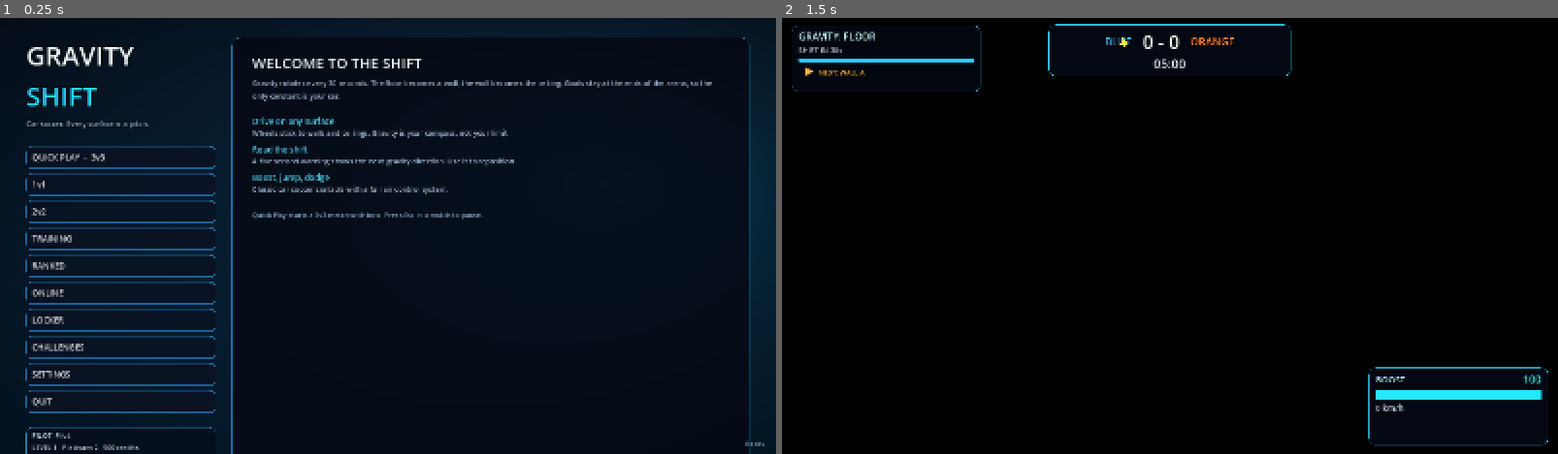
Above: before the commit, frames 1-2 (left to right).
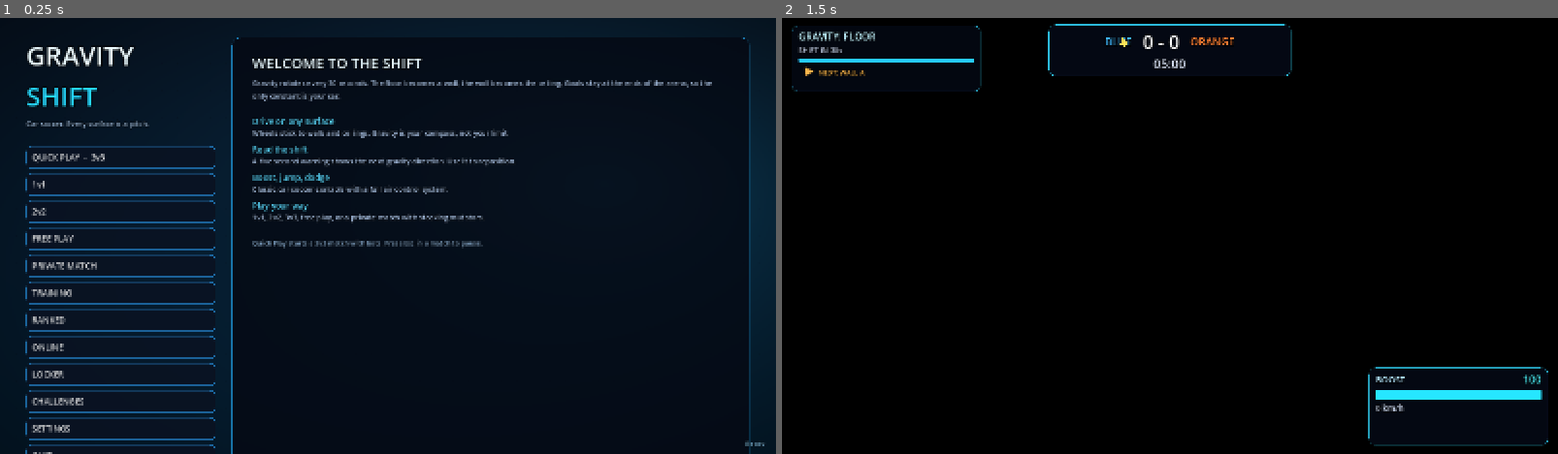
Above: after the commit, the same moments.

Repository: KobeAndShane/rocket-ball
Game: Godot game, scene res://ui/Main.tscn
Same seed, same stepped clock (60 frames per second), same inputs: the game is played once before the commit and once after it.
Inputs (mouse positions are in pixels of both pictures, inside the frame that each line leads up to):
- Up to frame 1 (0.25 s): no input
- Up to frame 2 (1.5 s): click "1v1" at 0.5 s; tap Enter at 1.25 s; move the mouse to (1340, 214) at 1.27 s; hold D (steer_right) from 1.28 s (still down); hold Shift (boost) from 1.28 s (still down); click (1340, 214) at 1.42 s

The runs differ from the first frame. In frame 1, 1.8% of the frame differs, in the area x 3-63%, y 42-100%; in frame 2, nothing differs.
Error in both runs: Invalid assignment of property or key 'outline_size' with value of type 'int' on a base object of type 'Label'. (res://ui/HUD.gd:197)

Commit message:
task-08: game modes, free play and composable mutators

Diff:
--- a/arena/Arena.gd
+++ b/arena/Arena.gd
@@ -50,6 +50,46 @@
 	rules = new_rules
 	if new_theme != null:
 		theme = new_theme
+
+
+## Swap the visual theme at kickoff without rebuilding collision.
+func apply_theme(new_theme: ArenaTheme) -> void:
+	if new_theme == null:
+		return
+	theme = new_theme
+	if _floor_mat == null:
+		return
+	_floor_mat.albedo_color = theme.floor_color
+	_floor_mat.emission = theme.trim_color * 0.035
+	_wall_mat.albedo_color = theme.wall_color
+	_trim_mat.albedo_color = theme.trim_color
+	_trim_mat.emission = theme.trim_color
+	for node: Node in get_children():
+		if node is WorldEnvironment:
+			var env := (node as WorldEnvironment).environment
+			if env != null and env.sky != null and env.sky.sky_material is ProceduralSkyMaterial:
+				var sky_mat := env.sky.sky_material as ProceduralSkyMaterial
+				sky_mat.sky_top_color = theme.sky_top
+				sky_mat.sky_horizon_color = theme.sky_bottom
+				sky_mat.ground_bottom_color = theme.sky_top
+				sky_mat.ground_horizon_color = theme.sky_bottom
+			if env != null:
+				env.ambient_light_color = theme.ambient_color
+				env.ambient_light_energy = theme.ambient_energy
+				env.fog_light_color = theme.sky_bottom
+				env.fog_enabled = theme.fog_enabled
+				env.fog_density = theme.fog_density
+		elif node is DirectionalLight3D:
+			(node as DirectionalLight3D).light_energy = theme.sun_energy
+		elif node is OmniLight3D:
+			(node as OmniLight3D).light_color = theme.trim_color
+	for goal: Goal in goals:
+		if goal != null:
+			goal.apply_theme(theme)
+
+
+func theme_names() -> Array[String]:
+	return ["Neon Grid", "Cryo Ice", "Solar Lava"]
 
 
 func _build_materials() -> void:
--- /dev/null
+++ b/arena/ArenaTheme_Ice.tres
@@ -0,0 +1,19 @@
+[gd_resource type="Resource" script_class="ArenaTheme" load_steps=2 format=3]
+
+[ext_resource type="Script" path="res://arena/ArenaTheme.gd" id="1_theme"]
+
+[resource]
+script = ExtResource("1_theme")
+display_name = "Cryo Ice"
+floor_color = Color(0.1, 0.16, 0.24, 1)
+wall_color = Color(0.14, 0.22, 0.32, 1)
+trim_color = Color(0.55, 0.92, 1, 1)
+accent_color = Color(0.35, 0.55, 1, 1)
+net_color = Color(0.72, 0.96, 1, 0.5)
+sky_top = Color(0.02, 0.05, 0.11, 1)
+sky_bottom = Color(0.16, 0.28, 0.42, 1)
+ambient_color = Color(0.5, 0.65, 0.8, 1)
+ambient_energy = 0.7
+sun_energy = 1.6
+fog_enabled = true
+fog_density = 0.0045
--- /dev/null
+++ b/arena/ArenaTheme_Lava.tres
@@ -0,0 +1,19 @@
+[gd_resource type="Resource" script_class="ArenaTheme" load_steps=2 format=3]
+
+[ext_resource type="Script" path="res://arena/ArenaTheme.gd" id="1_theme"]
+
+[resource]
+script = ExtResource("1_theme")
+display_name = "Solar Lava"
+floor_color = Color(0.16, 0.07, 0.05, 1)
+wall_color = Color(0.2, 0.09, 0.06, 1)
+trim_color = Color(1, 0.5, 0.12, 1)
+accent_color = Color(1, 0.24, 0.08, 1)
+net_color = Color(1, 0.6, 0.2, 0.48)
+sky_top = Color(0.09, 0.02, 0.01, 1)
+sky_bottom = Color(0.3, 0.1, 0.04, 1)
+ambient_color = Color(0.7, 0.42, 0.28, 1)
+ambient_energy = 0.65
+sun_energy = 1.5
+fog_enabled = true
+fog_density = 0.005
--- a/arena/Goal.gd
+++ b/arena/Goal.gd
@@ -105,6 +105,18 @@
 	_latched = false
 
 
+func apply_theme(theme: ArenaTheme) -> void:
+	if theme == null or _frame_material == null:
+		return
+	var team_color := Settings.get_color("a11y/team1_color") if defending_team == 1 and Settings.get_bool("a11y/team_color_override") else Color(0.18, 0.64, 1.0)
+	if defending_team == 2:
+		team_color = Settings.get_color("a11y/team2_color") if Settings.get_bool("a11y/team_color_override") else Color(1.0, 0.42, 0.16)
+	_frame_material.albedo_color = team_color
+	_frame_material.emission = team_color
+	if _net_material != null:
+		_net_material.set_shader_parameter("net_color", Color(team_color.r, team_color.g, team_color.b, 0.28))
+
+
 func set_enabled(value: bool) -> void:
 	enabled = value
 	if value:
--- a/car/Car.gd
+++ b/car/Car.gd
@@ -54,6 +54,7 @@
 var _external_pending: bool = false
 var _network_tick: int = 0
 var _state_packets: Array[Dictionary] = []
+var _stuck_timer: float = 0.0
 
 
 func _ready() -> void:
@@ -197,6 +198,7 @@
 	if control_mode == DriveMode.HUMAN and _is_local_visual:
 		_gather_human_input()
 	_demolish_cooldown = maxf(0.0, _demolish_cooldown - delta)
+	_check_unstuck(delta)
 	if _external_pending:
 		_external_pending = false
 
@@ -225,6 +227,25 @@
 
 func input_enabled() -> bool:
 	return state != State.DEMOLISHED and not frozen
+
+
+## Late-match safety: a car pinned in a corner or wedged on a wall for too long
+## is returned to its spawn point instead of blocking play. Reset is deliberate
+## and announced, never a silent teleport during normal driving.
+func _check_unstuck(delta: float) -> void:
+	if _stuck_timer < 0.0:
+		_stuck_timer = minf(0.0, _stuck_timer + delta)
+		return
+	if tuning == null or tuning.unstuck_time <= 0.0:
+		return
+	if state == State.GROUNDED and speed < 1.2:
+		_stuck_timer += delta
+		if _stuck_timer >= tuning.unstuck_time:
+			_stuck_timer = -3.0
+			Events.notification.emit("%s was unstuck" % display_name)
+			respawn(spawn_transform)
+	else:
+		_stuck_timer = 0.0
 
 
 ## Used by bots and network clients. The edge flag is consumed by the next tick.
--- a/car/CarTuning.gd
+++ b/car/CarTuning.gd
@@ -68,6 +68,10 @@
 @export var demolish_speed: float = 22.0
 @export var demolish_respawn_time: float = 3.0
 
+@export_group("Safety")
+## Auto-reset a car that has been stationary on a surface for this long.
+@export var unstuck_time: float = 5.0
+
 @export_group("Network")
 @export var prediction_max_error: float = 0.35
 @export var prediction_smooth_rate: float = 12.0
--- a/match/MatchController.gd
+++ b/match/MatchController.gd
@@ -57,11 +57,13 @@
 var _recorded: bool = false
 var _match_seed: int = 0
 var _pause_was_gravity_active: bool = false
+var _base_rules: MatchRules
 
 
 func _ready() -> void:
 	if rules == null:
 		rules = load("res://match/MatchRules.tres") as MatchRules
+	_base_rules = rules.duplicate() as MatchRules
 	headless_mode = headless_mode or DisplayServer.get_name() == "headless"
 	_match_seed = int(Time.get_unix_time_from_system())
 	_spawn_world()
@@ -126,7 +128,10 @@
 func _spawn_cars() -> void:
 	var team_cars: Dictionary = {1: [] as Array[Car], 2: [] as Array[Car]}
 	var next_id := 0
-	for team: int in [1, 2]:
+	var teams: Array[int] = [1]
+	if not rules.free_play:
+		teams.append(2)
+	for team: int in teams:
 		for i in rules.team_size:
 			var car := CAR_SCENE.instantiate() as Car
 			car.team = team
@@ -182,6 +187,7 @@
 
 
 func start_match() -> void:
+	_apply_mutators()
 	score1 = 0
 	score2 = 0
 	time_left = rules.match_duration
@@ -195,6 +201,8 @@
 	_last_boost.clear()
 	_last_hit.clear()
 	_last_hitters.clear()
+	if ball != null:
+		ball.set_radius(BASE_BALL_TUNING.radius * rules.ball_radius_scale, BASE_BALL_TUNING.mass * rules.ball_mass_scale)
 	for car: Car in cars:
 		_stats[car.car_id] = {
 			"name": car.display_name,
@@ -208,9 +216,46 @@
 			"boost_used": 0.0,
 			"playtime": 0.0,
 		}
+		car.tuning.unstuck_time = rules.unstuck_time
 	GravityManager.configure(rules, _match_seed)
 	Events.score_changed.emit(score1, score2)
 	_begin_kickoff(State.PLAYING)
+
+
+## Rebuild the working rules from the authored preset each match, then stack the
+## enabled mutators in order. Arena/ball/boost consumers read the result at
+## kickoff, so mutators never corrupt the source resource.
+func _apply_mutators() -> void:
+	if _base_rules == null:
+		return
+	var working := _base_rules.duplicate() as MatchRules
+	var built: Array[Resource] = []
+	for entry: Resource in working.mutators:
+		var mutator := entry as MutatorBase
+		if mutator == null or not mutator.enabled:
+			continue
+		built.append(mutator)
+	working.mutators = built
+	for entry: Resource in working.mutators:
+		(entry as MutatorBase).apply(working, self)
+	rules = working
+	if arena != null:
+		arena.rules = rules
+		if arena.theme != null:
+			var themes := ["res://arena/ArenaTheme.tres", "res://arena/ArenaTheme_Ice.tres", "res://arena/ArenaTheme_Lava.tres"]
+			var idx: int = clampi(rules.arena_theme_index, 0, themes.size() - 1)
+			if ResourceLoader.exists(themes[idx]):
+				arena.theme = load(themes[idx]) as ArenaTheme
+				arena.apply_theme(arena.theme)
+
+
+func mutator_names() -> Array[String]:
+	var out: Array[String] = []
+	for entry: Resource in rules.mutators:
+		var mutator := entry as MutatorBase
+		if mutator != null and mutator.enabled:
+			out.append(mutator.display_name)
+	return out
 
 
 func _begin_kickoff(next_state: State) -> void:
--- a/match/MatchRules.gd
+++ b/match/MatchRules.gd
@@ -4,6 +4,7 @@
 
 @export_group("Match")
 @export var mode_name: String = "Standard"
+@export var mode_id: String = "standard"
 @export var team_size: int = 3
 @export var match_duration: float = 300.0
 @export var score_limit: int = 0
@@ -16,6 +17,9 @@
 @export var bot_tier: int = 1
 @export var friendly_fire: bool = false
 @export var demolition_enabled: bool = true
+@export var free_play: bool = false
+@export var unstuck_time: float = 5.0
+@export var arena_theme_index: int = 0
 
 @export_group("Gravity")
 @export var gravity_interval: float = 30.0
--- /dev/null
+++ b/mutators/BigBallMutator.gd
@@ -0,0 +1,16 @@
+class_name BigBallMutator
+extends MutatorBase
+
+const RADIUS_SCALE := 1.55
+const MASS_SCALE := 1.35
+
+
+func _init() -> void:
+	id = "big_ball"
+	display_name = "Big Ball"
+	description = "A larger, heavier ball. Different bounce reads and goal coverage."
+
+
+func apply(rules: MatchRules, _world: Node) -> void:
+	rules.ball_radius_scale *= RADIUS_SCALE
+	rules.ball_mass_scale *= MASS_SCALE
--- /dev/null
+++ b/mutators/FastShiftMutator.gd
@@ -0,0 +1,16 @@
+class_name FastShiftMutator
+extends MutatorBase
+
+const INTERVAL := 15.0
+const WARNING := 3.0
+
+
+func _init() -> void:
+	id = "fast_shift"
+	display_name = "Fast Shift"
+	description = "Gravity rotates every 15 seconds with a shorter warning."
+
+
+func apply(rules: MatchRules, _world: Node) -> void:
+	rules.gravity_interval = INTERVAL
+	rules.gravity_warning = WARNING
--- /dev/null
+++ b/mutators/LowGravityMutator.gd
@@ -0,0 +1,14 @@
+class_name LowGravityMutator
+extends MutatorBase
+
+const SCALE := 0.55
+
+
+func _init() -> void:
+	id = "low_gravity"
+	display_name = "Low Gravity"
+	description = "Gravity is 45% weaker. Floaty aerials and long hang time."
+
+
+func apply(rules: MatchRules, _world: Node) -> void:
+	rules.gravity_strength *= SCALE
--- /dev/null
+++ b/mutators/MutatorBase.gd
@@ -0,0 +1,22 @@
+class_name MutatorBase
+extends Resource
+## Composable match modifier. Mutators are applied in list order at kickoff to a
+## fresh copy of MatchRules, so one match never leaks state into the next.
+
+@export var id: String = ""
+@export var display_name: String = ""
+@export_multiline var description: String = ""
+@export var enabled: bool = true
+
+
+func apply(_rules: MatchRules, _world: Node) -> void:
+	pass
+
+
+func remove(_rules: MatchRules, _world: Node) -> void:
+	pass
+
+
+## Return true when this mutator cannot coexist with `other`.
+func conflicts_with(other: MutatorBase) -> bool:
+	return other != null and other.id == id
--- /dev/null
+++ b/mutators/MutatorLibrary.gd
@@ -0,0 +1,64 @@
+class_name MutatorLibrary
+extends RefCounted
+## Catalog and factory for built-in mutators. UI and network both use the ids.
+
+const ORDER := [
+	"low_gravity",
+	"big_ball",
+	"fast_shift",
+	"random_shift",
+	"no_boost",
+	"unlimited_boost",
+]
+
+
+static func make(id: String) -> MutatorBase:
+	match id:
+		"low_gravity":
+			return LowGravityMutator.new()
+		"big_ball":
+			return BigBallMutator.new()
+		"fast_shift":
+			return FastShiftMutator.new()
+		"random_shift":
+			return RandomShiftMutator.new()
+		"no_boost":
+			return NoBoostMutator.new()
+		"unlimited_boost":
+			return UnlimitedBoostMutator.new()
+	return null
+
+
+static func catalog() -> Array[Dictionary]:
+	var out: Array[Dictionary] = []
+	for id: String in ORDER:
+		var m := make(id)
+		if m != null:
+			out.append({"id": m.id, "name": m.display_name, "description": m.description})
+	return out
+
+
+static func build(ids: Array) -> Array[Resource]:
+	var out: Array[Resource] = []
+	for raw: Variant in ids:
+		var m := make(str(raw))
+		if m != null:
+			out.append(m)
+	return out
+
+
+## Remove conflicting entries, keeping the later selection.
+static func validate(list: Array[Resource]) -> Array[Resource]:
+	var out: Array[Resource] = []
+	for entry: Resource in list:
+		var mutator := entry as MutatorBase
+		if mutator == null:
+			continue
+		var drop := false
+		for existing: Resource in out:
+			if (existing as MutatorBase).conflicts_with(mutator) or mutator.conflicts_with(existing as MutatorBase):
+				drop = true
+				break
+		if not drop:
+			out.append(mutator)
+	return out
--- /dev/null
+++ b/mutators/NoBoostMutator.gd
@@ -0,0 +1,17 @@
+class_name NoBoostMutator
+extends MutatorBase
+
+
+func _init() -> void:
+	id = "no_boost"
+	display_name = "No Boost"
+	description = "Boost pads and boost are disabled. Pure driving and aerials."
+
+
+func apply(rules: MatchRules, _world: Node) -> void:
+	rules.no_boost = true
+	rules.unlimited_boost = false
+
+
+func conflicts_with(other: MutatorBase) -> bool:
+	return other != null and other.id == "unlimited_boost"
--- /dev/null
+++ b/mutators/RandomShiftMutator.gd
@@ -0,0 +1,12 @@
+class_name RandomShiftMutator
+extends MutatorBase
+
+
+func _init() -> void:
+	id = "random_shift"
+	display_name = "Random Shift"
+	description = "The next gravity phase is chosen at random (seed-locked per match)."
+
+
+func apply(rules: MatchRules, _world: Node) -> void:
+	rules.random_gravity = true
--- /dev/null
+++ b/mutators/UnlimitedBoostMutator.gd
@@ -0,0 +1,17 @@
+class_name UnlimitedBoostMutator
+extends MutatorBase
+
+
+func _init() -> void:
+	id = "unlimited_boost"
+	display_name = "Unlimited Boost"
+	description = "Everyone has infinite boost. Supersonic all the time."
+
+
+func apply(rules: MatchRules, _world: Node) -> void:
+	rules.unlimited_boost = true
+	rules.no_boost = false
+
+
+func conflicts_with(other: MutatorBase) -> bool:
+	return other != null and other.id == "no_boost"
--- a/tests/TestRunner.gd
+++ b/tests/TestRunner.gd
@@ -39,6 +39,8 @@
 	await _test_goal_fires_once()
 	await _test_pad_symmetry()
 	await _test_rules_defaults()
+	await _test_mutators()
+	await _test_free_play_spawn()
 	await _test_match_timer_and_overtime()
 	await _test_demo_respawn()
 	await _test_rank_helpers()
@@ -312,6 +314,61 @@
 	_check(rules.gravity_transition == 2.0, "transition 2 s")
 	_check(rules.replay_enabled, "replays enabled")
 	_check(rules.enabled_phases.size() == 4, "four enabled phases")
+
+
+func _test_mutators() -> void:
+	_begin("Mutators")
+	var rules := RULES.duplicate() as MatchRules
+	var list := MutatorLibrary.build(["low_gravity", "big_ball", "fast_shift"])
+	_check(list.size() == 3, "three mutators built")
+	for entry: Resource in list:
+		(entry as MutatorBase).apply(rules, null)
+	_check(_near(rules.gravity_strength, 20.0 * 0.55, 0.01), "low gravity scales gravity strength")
+	_check(_near(rules.ball_radius_scale, 1.55, 0.01), "big ball scales radius")
+	_check(_near(rules.gravity_interval, 15.0, 0.01), "fast shift shortens interval")
+	_check(_near(rules.gravity_warning, 3.0, 0.01), "fast shift shortens warning")
+	var conflicting := MutatorLibrary.build(["no_boost", "unlimited_boost"])
+	var valid := MutatorLibrary.validate(conflicting)
+	_check(valid.size() == 1, "no-boost and unlimited-boost conflict", "size=%d" % valid.size())
+	_check(MutatorLibrary.catalog().size() >= 6, "catalog lists six mutators")
+	rules.mutators = MutatorLibrary.build(["random_shift"])
+	var match_scene := MATCH_SCENE.instantiate() as MatchController
+	match_scene.auto_start = false
+	match_scene.headless_mode = true
+	match_scene.spawn_hud = false
+	match_scene.spawn_camera = false
+	match_scene.rules = rules
+	_track(match_scene)
+	add_child(match_scene)
+	await _frames(2)
+	match_scene.start_match()
+	_check(match_scene.rules.random_gravity, "match applies mutator at kickoff")
+	_check(match_scene.rules.mutators.size() == 1, "working rules carry the mutator")
+	await _cleanup()
+
+
+func _test_free_play_spawn() -> void:
+	_begin("Free play mode")
+	var rules := RULES.duplicate() as MatchRules
+	rules.free_play = true
+	rules.team_size = 1
+	rules.fill_with_bots = false
+	rules.match_duration = 3600.0
+	rules.overtime_enabled = false
+	var scene := MATCH_SCENE.instantiate() as MatchController
+	scene.auto_start = false
+	scene.headless_mode = true
+	scene.spawn_hud = false
+	scene.spawn_camera = false
+	scene.all_bots = false
+	scene.rules = rules
+	_track(scene)
+	add_child(scene)
+	await _frames(3)
+	_check(scene.cars.size() == 1, "free play spawns only the local car", "cars=%d" % scene.cars.size())
+	_check(scene.local_car != null, "free play assigns a local car")
+	_check(scene.local_car.team == 1, "local car is on blue")
+	await _cleanup()
 
 
 func _test_match_timer_and_overtime() -> void:
--- a/ui/Main.gd
+++ b/ui/Main.gd
@@ -59,6 +59,8 @@
 	left.add_child(_nav_button("QUICK PLAY  -  3v3", _quick_play))
 	left.add_child(_nav_button("1v1", func() -> void: _start_match(1, 1, "1v1")))
 	left.add_child(_nav_button("2v2", func() -> void: _start_match(2, 1, "2v2")))
+	left.add_child(_nav_button("FREE PLAY", _start_free_play))
+	left.add_child(_nav_button("PRIVATE MATCH", _show_private))
 	left.add_child(_nav_button("TRAINING", _open_training))
 	left.add_child(_nav_button("RANKED", _show_ranked))
 	left.add_child(_nav_button("ONLINE", _show_online))
@@ -151,6 +153,7 @@
 	content.add_child(_bullet("Drive on any surface", "Wheels stick to walls and ceilings. Gravity is your compass, not your limit."))
 	content.add_child(_bullet("Read the shift", "A five second warning shows the next gravity direction. Use it to reposition."))
 	content.add_child(_bullet("Boost, jump, dodge", "Classic car-soccer controls with a full air-control system."))
+	content.add_child(_bullet("Play your way", "1v1, 2v2, 3v3, free play, or a private match with stacking mutators."))
 	content.add_child(_spacer(10))
 	var hint := _label("Quick Play starts a 3v3 match with bots. Press Esc in a match to pause.", 14, Color(0.55, 0.7, 0.85))
 	hint.autowrap_mode = TextServer.AUTOWRAP_WORD_SMART
@@ -361,6 +364,78 @@
 		content.add_child(row)
 
 
+func _show_private() -> void:
+	_clear_content()
+	content.add_child(_heading("PRIVATE MATCH"))
+	content.add_child(_body("Choose a format, a bot difficulty and any combination of mutators. Mutators are applied to a fresh copy of the rules at kickoff, so they never change your saved defaults."))
+	content.add_child(_section("FORMAT"))
+	var team := OptionButton.new()
+	for label: String in ["1v1", "2v2", "3v3"]:
+		team.add_item(label)
+	team.selected = 2
+	team.custom_minimum_size = Vector2(160.0, 36.0)
+	content.add_child(team)
+	var tier := OptionButton.new()
+	for label: String in ["Rookie", "Pro", "All-Star", "Champion"]:
+		tier.add_item(label)
+	tier.selected = 1
+	tier.custom_minimum_size = Vector2(160.0, 36.0)
+	content.add_child(tier)
+	var interval := OptionButton.new()
+	for label: String in ["20 s shifts", "30 s shifts", "45 s shifts"]:
+		interval.add_item(label)
+	interval.selected = 1
+	interval.custom_minimum_size = Vector2(160.0, 36.0)
+	content.add_child(interval)
+	var theme_pick := OptionButton.new()
+	for label: String in ["Neon Grid", "Cryo Ice", "Solar Lava"]:
+		theme_pick.add_item(label)
+	theme_pick.selected = 0
+	theme_pick.custom_minimum_size = Vector2(160.0, 36.0)
+	content.add_child(theme_pick)
+	content.add_child(_section("MUTATORS"))
+	var checks: Dictionary = {}
+	for entry: Dictionary in MutatorLibrary.catalog():
+		var check := CheckButton.new()
+		check.text = "%s - %s" % [str(entry["name"]), str(entry["description"])]
+		check.add_theme_font_size_override("font_size", 13)
+		check.autowrap_mode = TextServer.AUTOWRAP_WORD_SMART
+		content.add_child(check)
+		checks[str(entry["id"])] = check
+	content.add_child(_spacer(10))
+	content.add_child(_nav_button("START PRIVATE MATCH", func() -> void:
+		var ids: Array = []
+		for id: Variant in checks.keys():
+			if (checks[id] as CheckButton).button_pressed:
+				ids.append(id)
+		var selected := MutatorLibrary.validate(MutatorLibrary.build(ids))
+		var rules := MATCH_RULES.duplicate() as MatchRules
+		rules.team_size = team.selected + 1
+		rules.bot_tier = tier.selected
+		rules.mode_name = "Private"
+		rules.mode_id = "private"
+		rules.mutators = selected
+		rules.gravity_interval = [20.0, 30.0, 45.0][interval.selected]
+		rules.arena_theme_index = theme_pick.selected
+		rules.fill_with_bots = true
+		_launch(rules)
+	))
+	content.add_child(_nav_button("BACK", _show_home))
+
+
+func _start_free_play() -> void:
+	var rules := MATCH_RULES.duplicate() as MatchRules
+	rules.team_size = 1
+	rules.match_duration = 3600.0
+	rules.overtime_enabled = false
+	rules.replay_enabled = false
+	rules.fill_with_bots = false
+	rules.mode_name = "Free Play"
+	rules.mode_id = "free_play"
+	rules.free_play = true
+	_launch(rules)
+
+
 func _open_training() -> void:
 	if ResourceLoader.exists("res://training/Training.tscn"):
 		get_tree().change_scene_to_file("res://training/Training.tscn")
@@ -375,15 +450,20 @@
 
 
 func _start_match(team_size: int, bot_tier: int, mode_name: String) -> void:
-	if _match != null:
-		return
 	var rules := MATCH_RULES.duplicate() as MatchRules
 	rules.team_size = team_size
 	rules.bot_tier = bot_tier
 	rules.mode_name = mode_name
+	rules.mode_id = mode_name.to_lower().replace(" ", "_")
 	rules.fill_with_bots = true
 	if NetManager.is_server and not NetManager.is_offline:
 		rules.team_size = team_size
+	_launch(rules)
+
+
+func _launch(rules: MatchRules) -> void:
+	if _match != null:
+		return
 	var node := MATCH_SCENE.instantiate() as MatchController
 	node.rules = rules
 	node.auto_start = true
Not shown, added: mutators/BigBallMutator.gd.uid
Not shown, added: mutators/FastShiftMutator.gd.uid
Not shown, added: mutators/LowGravityMutator.gd.uid
Not shown, added: mutators/MutatorBase.gd.uid
Not shown, added: mutators/MutatorLibrary.gd.uid
Not shown, added: mutators/NoBoostMutator.gd.uid
Not shown, added: mutators/RandomShiftMutator.gd.uid
Not shown, added: mutators/UnlimitedBoostMutator.gd.uid
